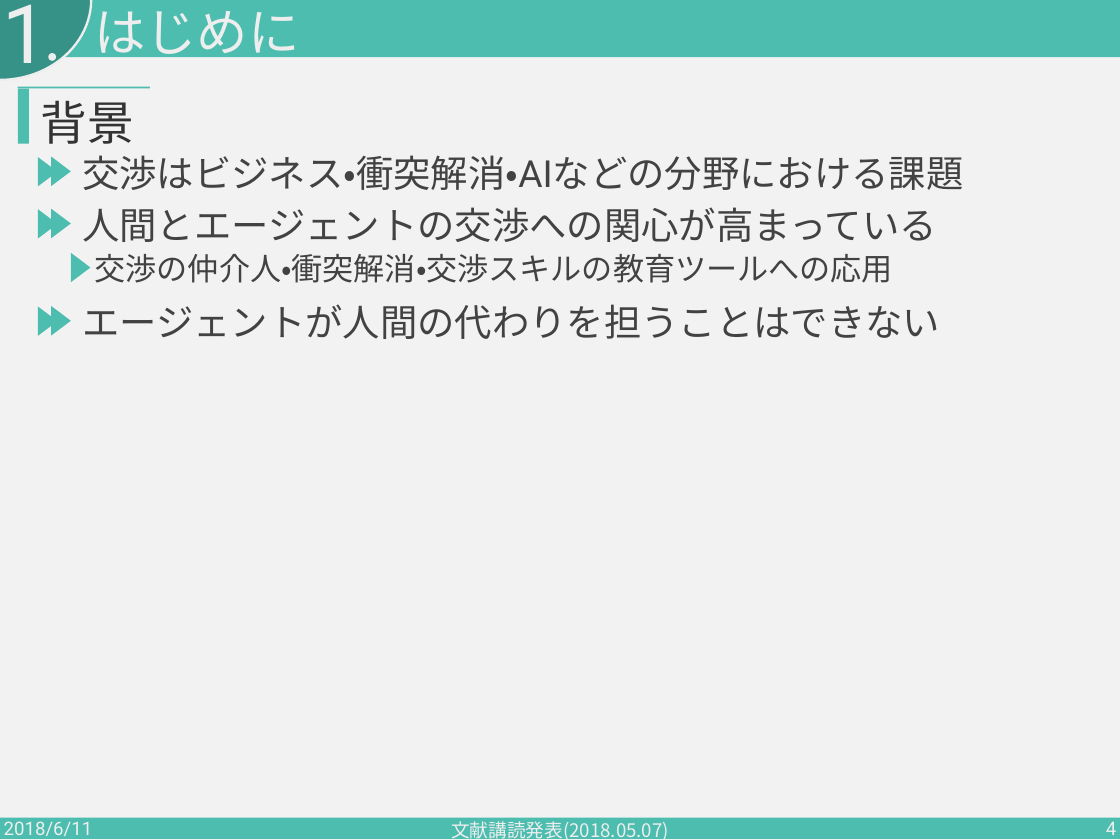
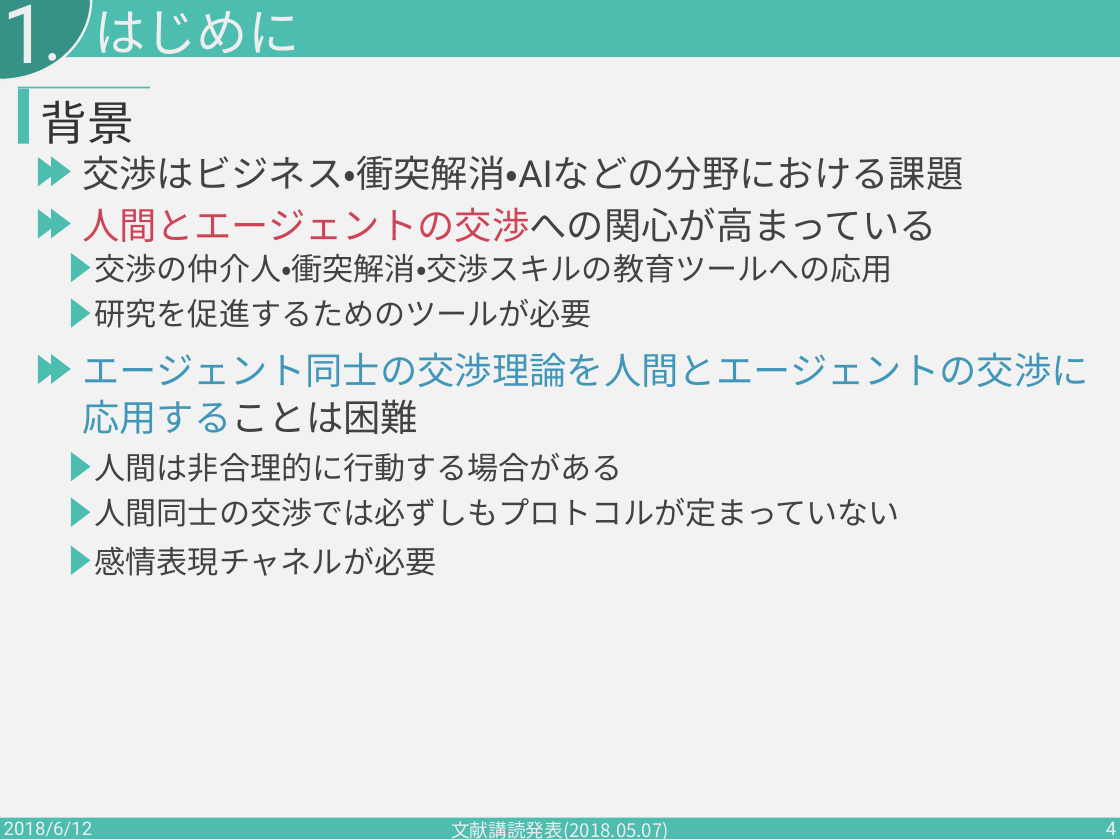
Before and after one commit to PajamaDrive/presentation, a slide deck: slide 4 of presentation_2nd.pptx. Drawn at 1120x840 pixels with LibreOffice and Linux fonts; fonts in the diff are those of the drawing. Boxes give left, top, right and bottom in pixels: in the first picture for what was removed or moved away, otherwise in the second. Text is boxed around its words. In the diff, an @@ line names an element or a change of style, - is before the commit and + after.

```diff
--- a/presentation_2nd.pptx
+++ b/presentation_2nd.pptx
@@ text "人間とエージェントの交渉への関心が高まっている" at [82, 207, 936, 242]: text colour #424242 to #CE4457 in "人間とエージェントの交渉への関心が高まっている" @@
@@ triangle added at [71, 298, 91, 328], fill #4DBDB0 @@
@@ text added at [95, 299, 592, 328], 40 pt, text #424242 @@
+研究を促進するためのツールが必要
@@ triangle: place and size @@
-triangle at [38, 306, 58, 336]
+triangle at [38, 354, 58, 384]
@@ triangle: place and size @@
-triangle at [52, 306, 71, 335]
+triangle at [52, 354, 71, 384]
@@ text at [82, 352, 1088, 434]: text changed; text colour #424242 to #4197B8 @@
-エージェントが人間の代わりを担うことはできない
+エージェント同士の交渉理論を人間とエージェントの交渉に
+応用することは困難
@@ triangle added at [71, 452, 91, 482], fill #4DBDB0 @@
@@ text added at [95, 453, 623, 482], 40 pt, text #424242 @@
+人間は非合理的に行動する場合がある
@@ triangle added at [71, 497, 91, 527], fill #4DBDB0 @@
@@ text added at [95, 498, 900, 527], 40 pt, text #424242 @@
+人間同士の交渉では必ずしもプロトコルが定まっていない
@@ triangle added at [71, 545, 91, 575], fill #4DBDB0 @@
@@ text added at [95, 547, 437, 576], 40 pt, text #424242 @@
+感情表現チャネルが必要
@@ text at [4, 821, 93, 840]: text changed @@
-2018/6/11
+2018/6/12
```
Also in this commit, not shown: 32 other slides changed, 4 slides removed.
